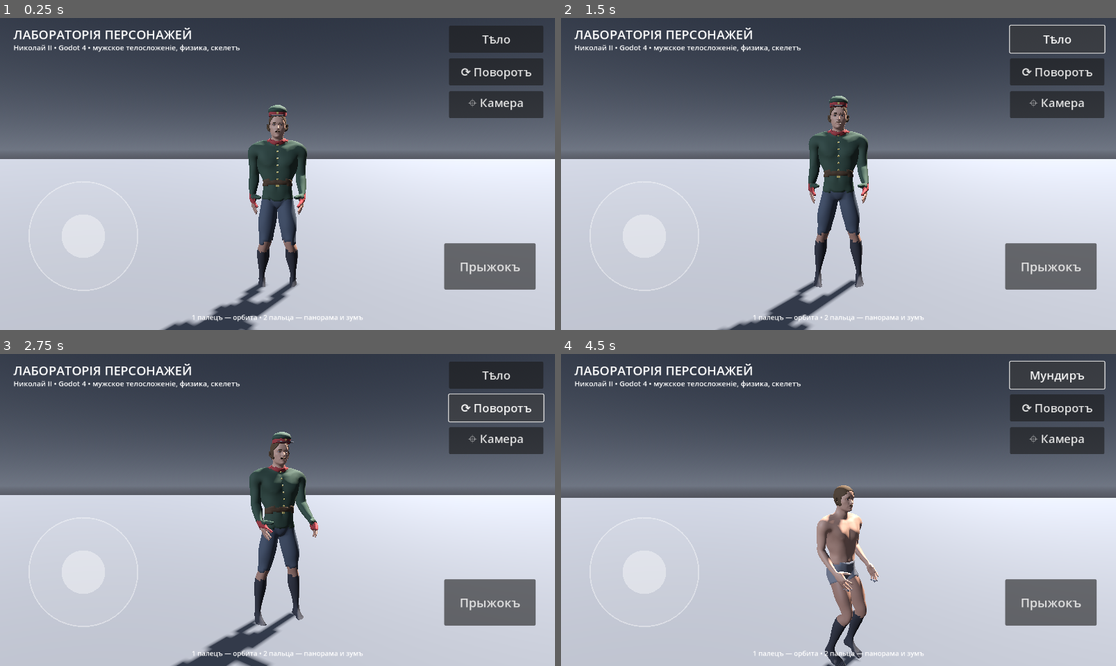
Above: before the commit, frames 1-4 (two rows, left to right).
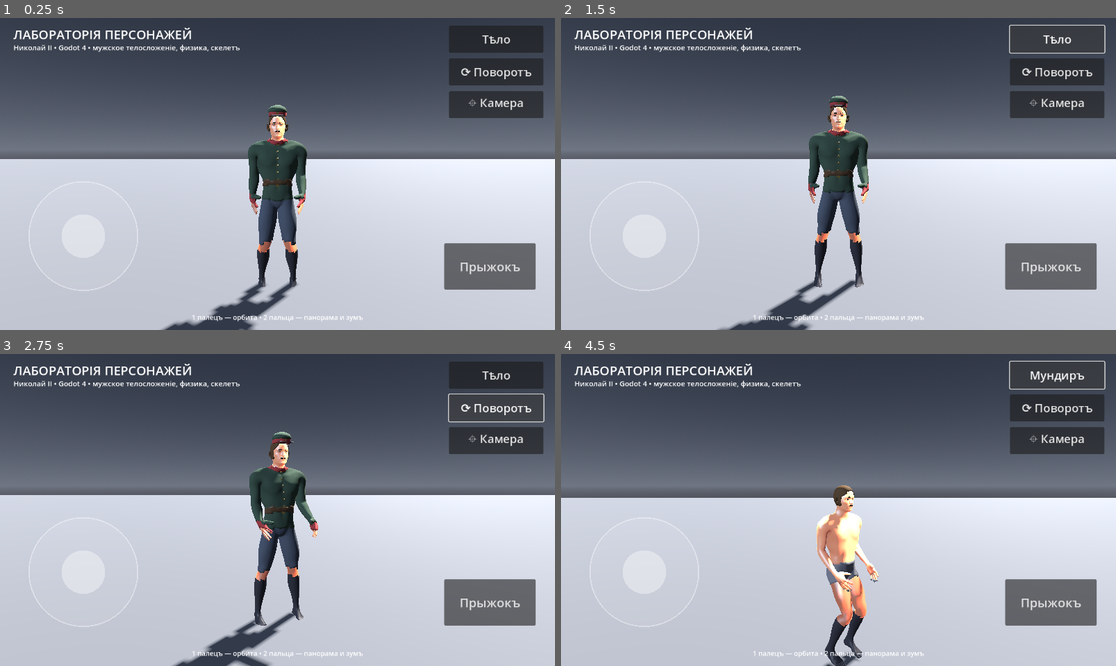
Above: after the commit, the same moments.

Repository: B760m670/mmorpg3dnew
Game: Godot game, scene res://scenes/lab.tscn
Two runs of this game, one before a commit and one after it. Both use one fixed random seed, a clock stepped at 60 frames per second and the inputs below.
Inputs:
- Up to frame 1 (0.25 s): no input
- Up to frame 2 (1.5 s): click "Тѣло" at 0.5 s; click "Мундиръ" at 1.25 s
- Up to frame 3 (2.75 s): click "⟳ Поворотъ" at 2 s
- Up to frame 4 (4.5 s): click "⌖ Камера" at 2.75 s; click "Прыжокъ" at 3.5 s; click "Тѣло" at 4.25 s

The runs differ from the first frame. In frame 1, 0.3% of the frame differs, in the area x 45-55%, y 28-85%; in frame 2, 0.3%; in frame 3, 0.3%; in frame 4, 2.1%, in the area x 46-58%, y 43-100%.

Commit message:
PBR-доводка материалов + собственный шейдер кожи с имитацией SSS
- shaders/skin.gdshader: подповерхностное рассеивание через wrap-освещение и
  тёплое просвечивание у терминатора + кожный блик. Работает на МОБИЛЬНОМ
  рендере (встроенный SSS доступен только в Forward+, на iPhone бы не показался)
- lab.gd _enhance_materials: кожа -> шейдер SSS; золото -> металл; сукно ->
  матовое; сапоги/ремень -> кожаный полублик; глаза -> влажный блик
- Проверено локально собранным Godot (Xvfb): шейдер компилируется и работает

Co-Authored-By: Claude Fable 5 <noreply@anthropic.com>
Claude-Session: https://claude.ai/code/session_011pJt8xA6v8KEwtPnSYGg9D

Diff:
--- a/game/scripts/lab.gd
+++ b/game/scripts/lab.gd
@@ -34,6 +34,7 @@
 
 var _touches := {}
 var _pinch_dist := -1.0
+var _skin_shader: Shader = load("res://shaders/skin.gdshader")
 
 func _ready() -> void:
 	_build_studio()
@@ -144,6 +145,51 @@
 		visual.add_child(body_inst)
 		body_anim = _find_anim(body_inst)
 		_setup_anim(body_anim)
+
+	_enhance_materials(visual)
+
+# PBR-доводка материалов: подповерхностное рассеивание кожи (живая кожа
+# вместо пластика), металл на золоте, матовость сукна.
+func _enhance_materials(root: Node) -> void:
+	for mi in root.find_children("*", "MeshInstance3D", true, false):
+		var mesh_inst := mi as MeshInstance3D
+		var mesh := mesh_inst.mesh
+		if mesh == null:
+			continue
+		for s in range(mesh.get_surface_count()):
+			var mat := mesh_inst.get_active_material(s)
+			if mat == null or not (mat is StandardMaterial3D):
+				continue
+			var std := mat as StandardMaterial3D
+			var nm := std.resource_name.to_lower()
+			if nm.contains("skin"):
+				# кожа: собственный шейдер с имитацией SSS (работает на мобильном)
+				var sm := ShaderMaterial.new()
+				sm.shader = _skin_shader
+				sm.set_shader_parameter("albedo_tex", std.albedo_texture)
+				sm.set_shader_parameter("sss_strength", 0.45)
+				sm.set_shader_parameter("skin_roughness", 0.52)
+				mesh_inst.set_surface_override_material(s, sm)
+				continue
+			var m := std.duplicate() as StandardMaterial3D
+			if nm.contains("eye"):
+				m.roughness = 0.10
+				m.metallic_specular = 0.9
+			elif nm.contains("gold"):
+				m.metallic = 1.0
+				m.roughness = 0.32
+			elif nm.contains("boot") or nm.contains("belt"):
+				m.roughness = 0.45   # кожа сапог/ремня — полуматовая
+				m.metallic_specular = 0.4
+			elif nm.contains("tunic") or nm.contains("breeches") or nm.contains("cap") \
+					or nm.contains("collar") or nm.contains("cuff") or nm.contains("band"):
+				m.roughness = 0.9    # сукно — матовое
+				m.metallic = 0.0
+			elif nm.contains("hair") or nm.contains("mustache") or nm.contains("brows") \
+					or nm.contains("beard"):
+				m.roughness = 0.7
+				m.metallic_specular = 0.3
+			mesh_inst.set_surface_override_material(s, m)
 
 # ---------- камера ----------
 func _build_camera() -> void:
--- /dev/null
+++ b/game/shaders/skin.gdshader
@@ -0,0 +1,34 @@
+shader_type spatial;
+render_mode diffuse_burley, specular_schlick_ggx;
+// Кожа с имитацией подповерхностного рассеивания (SSS) для мобильного рендера:
+// свет «заворачивается» за терминатор (wrap lighting), а у самого терминатора
+// добавляется тёплое просвечивание — как кровь под тонкой кожей.
+
+uniform sampler2D albedo_tex : source_color, filter_linear_mipmap;
+uniform vec3 sss_tint : source_color = vec3(0.85, 0.42, 0.35);
+uniform float sss_strength : hint_range(0.0, 1.0) = 0.45;
+uniform float skin_roughness : hint_range(0.0, 1.0) = 0.52;
+uniform float skin_specular : hint_range(0.0, 1.0) = 0.42;
+
+void fragment() {
+	ALBEDO = texture(albedo_tex, UV).rgb;
+	ROUGHNESS = skin_roughness;
+	SPECULAR = skin_specular;
+	METALLIC = 0.0;
+}
+
+void light() {
+	float ndl = dot(NORMAL, LIGHT);
+	// wrap-освещение: смягчает терминатор, свет проникает «под кожу»
+	float wrap = clamp((ndl + sss_strength) / (1.0 + sss_strength), 0.0, 1.0);
+	vec3 diff = ALBEDO * LIGHT_COLOR * ATTENUATION * wrap;
+	// тёплое просвечивание у края света (имитация рассеяния в тканях)
+	float rim = clamp(1.0 - abs(ndl), 0.0, 1.0);
+	vec3 sss = sss_tint * rim * sss_strength * ALBEDO * LIGHT_COLOR * ATTENUATION;
+	DIFFUSE_LIGHT += diff + sss;
+	// мягкий кожный блик (Blinn-Phong), иначе при своём light() specular пропадает
+	vec3 half_v = normalize(VIEW + LIGHT);
+	float ndh = max(dot(NORMAL, half_v), 0.0);
+	float spec = pow(ndh, mix(8.0, 48.0, 1.0 - skin_roughness)) * skin_specular;
+	SPECULAR_LIGHT += spec * LIGHT_COLOR * ATTENUATION * max(ndl, 0.0);
+}
